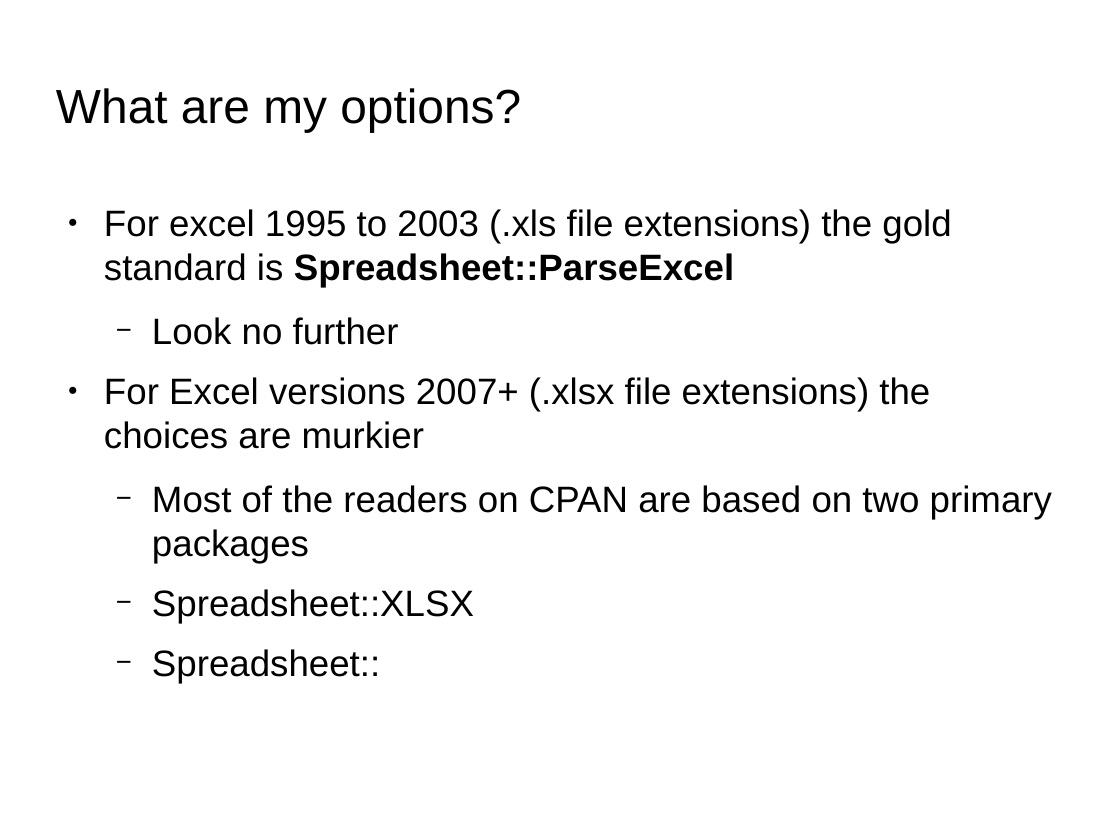
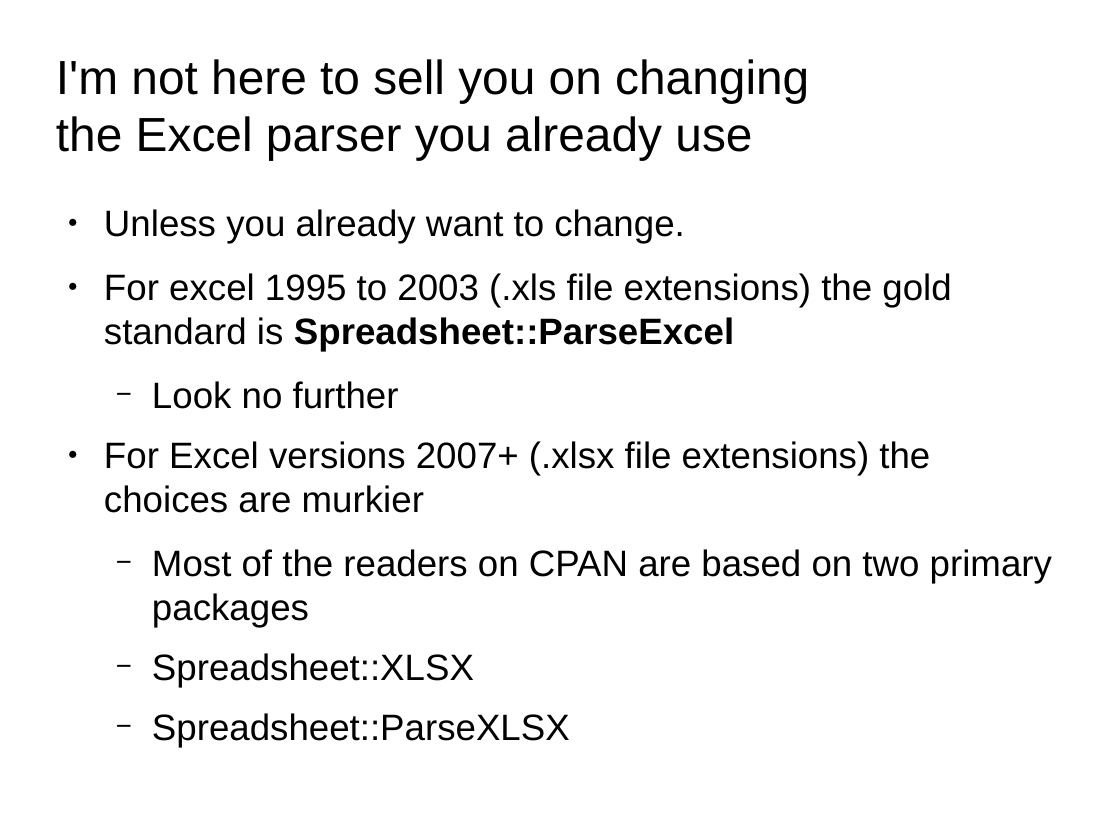
Before and after one commit to gitpan/Spreadsheet-XLSX-Reader-LibXML, a slide deck: slide 7 of SVPerlTalk.odp. Drawn at 1120x840 pixels with LibreOffice and Linux fonts; fonts in the diff are those of the drawing; background and template pictures are left out. Boxes give left, top, right and bottom in pixels: in the first picture for what was removed or moved away, otherwise in the second. Text is boxed around its words. In the diff, an @@ line names an element or a change of style, - is before the commit and + after.

Commit message:
Import of JANDREW/Spreadsheet-XLSX-Reader-LibXML-v0.7_1.tar.gz from CPAN.
gitpan-cpan-distribution: Spreadsheet-XLSX-Reader-LibXML
gitpan-cpan-version:      v0.7_1
gitpan-cpan-path:         JANDREW/Spreadsheet-XLSX-Reader-LibXML-v0.7_1.tar.gz
gitpan-cpan-author:       JANDREW
gitpan-cpan-maturity:     developer

```diff
--- a/SVPerlTalk.odp
+++ b/SVPerlTalk.odp
@@ title added at <box>56,59,809,161</box>, 33.9 pt, text #000000 @@
+I'm not here to sell you on changing the Excel parser you already use
@@ title removed at <box>56,88,521,132</box> @@
-What are my options?
@@ text at <box>104,209,684,243</box>: paragraph added @@
+● Unless you already want to change.
@@ text at <box>152,649,380,684</box>: text changed @@
-  − Spreadsheet::
+  − Spreadsheet::ParseXLSX
```
Also in this commit, not shown: 3 other slides changed, 3 slides added, 9 other files.
